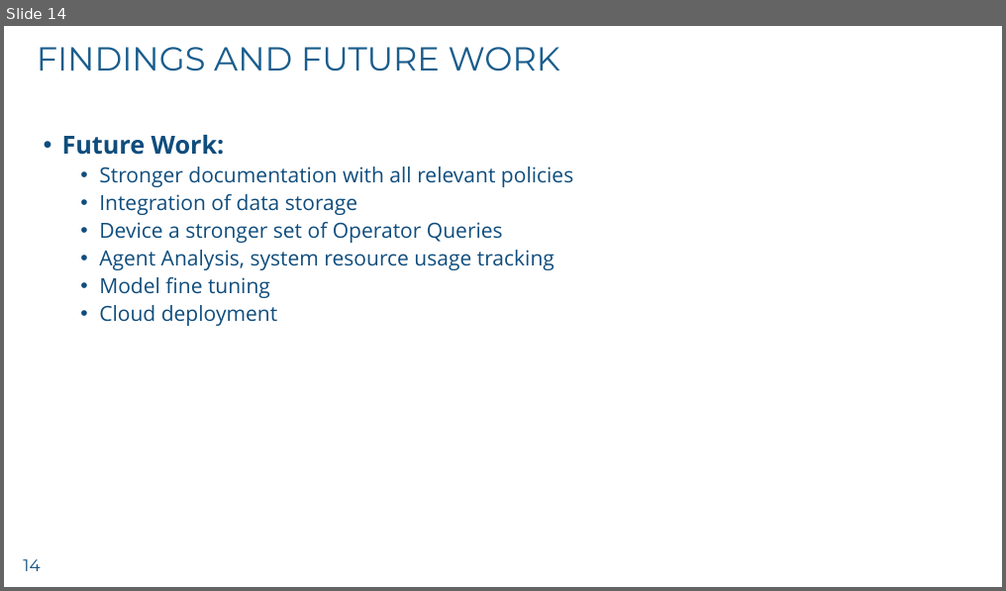
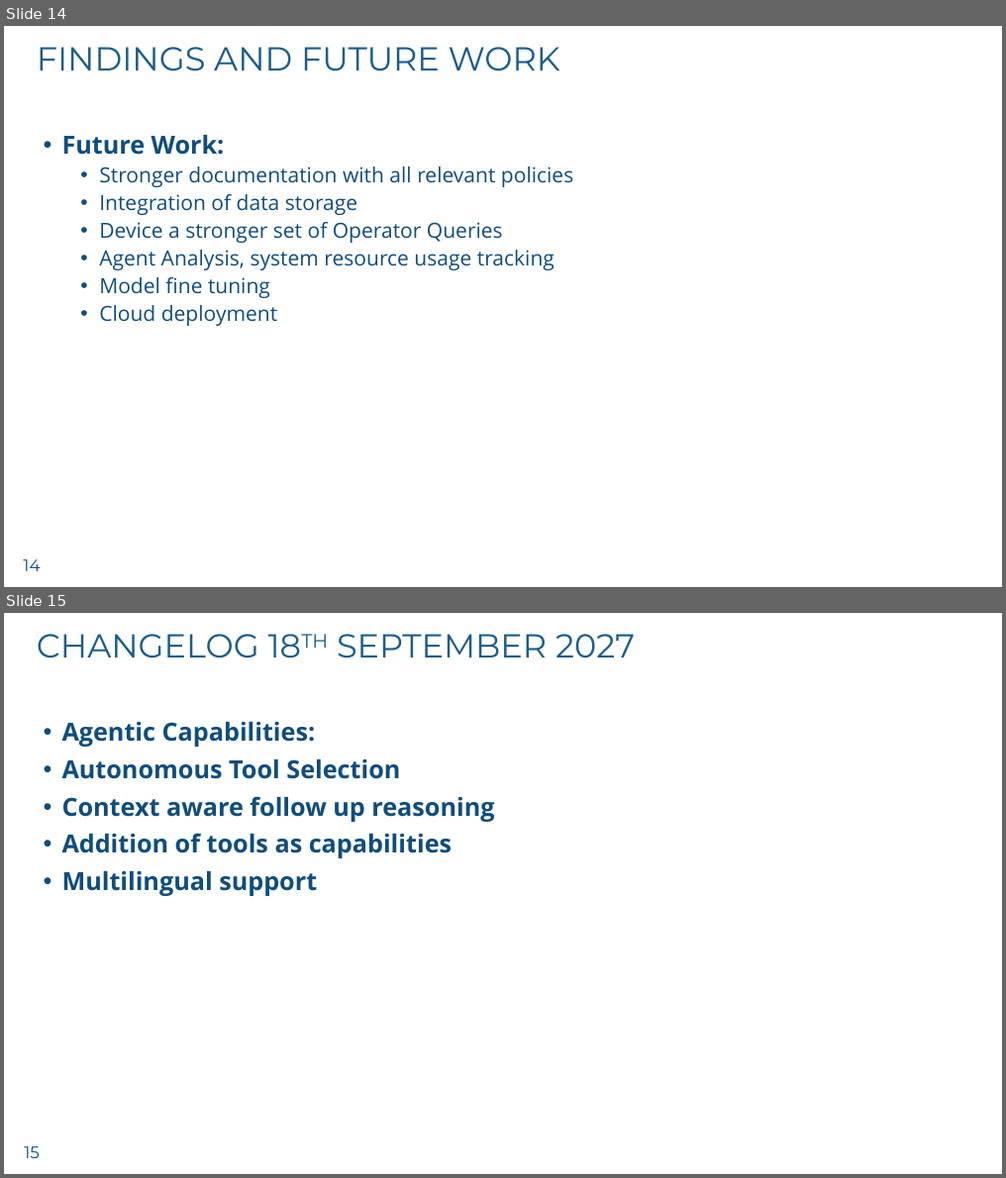
Before and after one commit to imranchy/nof-26-multi-agentic-demo, a slide deck: Imran_NoF_26.pptx. Shown one above the other, each under a label of ours: slide 14 before the commit, slides 14 and 15 after it. The pictures are 1006x591 and 1006x1178 pixels, drawn with LibreOffice and Linux fonts; fonts in the diff are those of the drawing; background and template pictures are left out. Boxes give left, top, right and bottom in pixels: in the first picture for what was removed or moved away, otherwise in the second. Text is boxed around its words. In the diff, an @@ line names an element or a change of style, - is before the commit and + after.

```diff
--- a/Imran_NoF_26.pptx
+++ b/Imran_NoF_26.pptx
@@ slide 15 added at <box>4,613,1002,1174</box>, background #FFFFFF; not listed: 1 template element that a slide beside it also shows @@
@@ title added at <box>37,634,635,659</box>, 32 pt, text #1A5D8C @@
+CHANGELOG 18TH SEPTEMBER 2027
@@ text added at <box>62,722,494,896</box>, 24 pt, text #0F4D7D, bold @@
+• Agentic Capabilities:
+• Autonomous Tool Selection
+• Context aware follow up reasoning
+• Addition of tools as capabilities
+• Multilingual support
```
Also in this commit, not shown: 3 other slides added, 1 other file.
